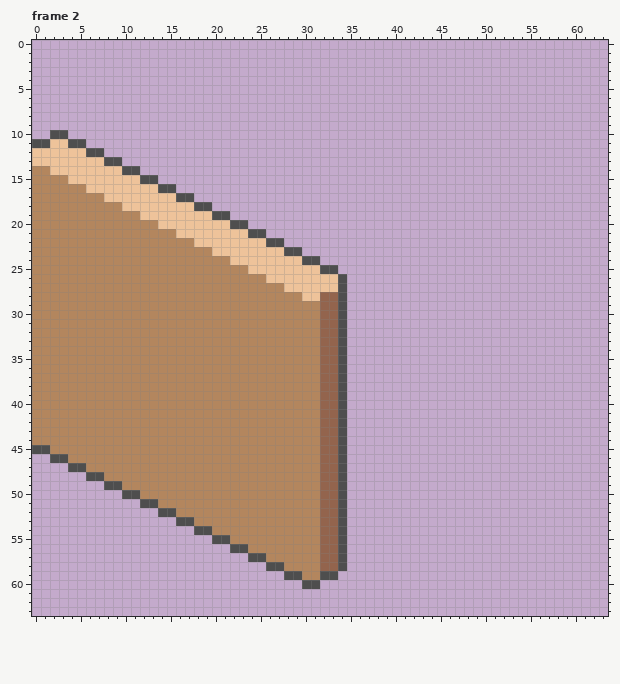
Pixel-art file -- dot/housechip.aseprite. The picture above is the old version.
64x64 pixels, 19 frames. Shown: frame 2. The commit also changed other frames, which this record leaves out.
Once edited:
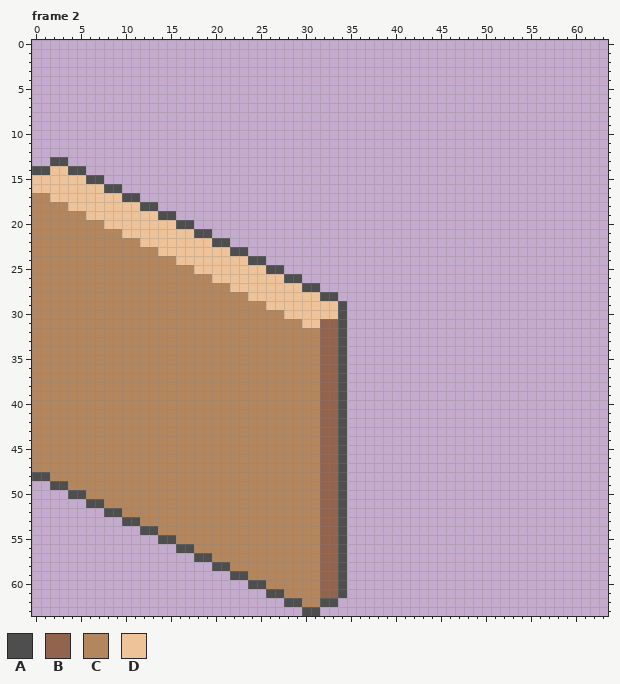
Palette (. is transparent): A #4e4e4e  B #93644d  C #b3865e  D #eec39a
Change:
Frame 2, layer "Layer 3":
y 10: x 2..3 AA -> ..
y 11: x 0..5 AADDAA -> ......
y 12: x 0..7 DDDDDDAA -> ........
y 13: x 0..9 DDDDDDDDAA -> ..AA......
y 14: x 0..1 CC -> AA; x 4..11 DDDDDDAA -> AA......
y 15: x 0..3 CCCC -> DDDD; x 6..13 DDDDDDAA -> AA......
y 16: x 0..5 CCCCCC -> DDDDDD; x 8..15 DDDDDDAA -> AA......
y 17: x 2..7 CCCCCC -> DDDDDD; x 10..17 DDDDDDAA -> AA......
y 18: x 4..9 CCCCCC -> DDDDDD; x 12..19 DDDDDDAA -> AA......
y 19: x 6..11 CCCCCC -> DDDDDD; x 14..21 DDDDDDAA -> AA......
y 20: x 8..13 CCCCCC -> DDDDDD; x 16..23 DDDDDDAA -> AA......
y 21: x 10..15 CCCCCC -> DDDDDD; x 18..25 DDDDDDAA -> AA......
y 22: x 12..17 CCCCCC -> DDDDDD; x 20..27 DDDDDDAA -> AA......
y 23: x 14..19 CCCCCC -> DDDDDD; x 22..29 DDDDDDAA -> AA......
y 24: x 16..21 CCCCCC -> DDDDDD; x 24..31 DDDDDDAA -> AA......
y 25: x 18..23 CCCCCC -> DDDDDD; x 26..33 DDDDDDAA -> AA......
y 26: x 20..25 CCCCCC -> DDDDDD; x 28..34 DDDDDDA -> AA.....
y 27: x 22..27 CCCCCC -> DDDDDD; x 30..34 DDDDA -> AA...
y 28: x 24..29 CCCCCC -> DDDDDD; x 32..34 BBA -> AA.
y 29: x 26..33 CCCCCCBB -> DDDDDDDD
y 30: x 28..33 CCCCBB -> DDDDDD
y 31: x 30..31 CC -> DD
y 45: x 0..1 AA -> CC
y 46: x 0..3 ..AA -> CCCC
y 47: x 0..5 ....AA -> CCCCCC
y 48: x 0..7 ......AA -> AACCCCCC
y 49: x 2..9 ......AA -> AACCCCCC
y 50: x 4..11 ......AA -> AACCCCCC
y 51: x 6..13 ......AA -> AACCCCCC
y 52: x 8..15 ......AA -> AACCCCCC
y 53: x 10..17 ......AA -> AACCCCCC
y 54: x 12..19 ......AA -> AACCCCCC
y 55: x 14..21 ......AA -> AACCCCCC
y 56: x 16..23 ......AA -> AACCCCCC
y 57: x 18..25 ......AA -> AACCCCCC
y 58: x 20..27 ......AA -> AACCCCCC
y 59: x 22..29 ......AA -> AACCCCCC; x 32..34 AA. -> BBA
y 60: x 24..34 ......AA... -> AACCCCCCBBA
y 61: x 26..34 ......... -> AACCCCBBA
y 62: x 28..33 ...... -> AACCAA
y 63: x 30..31 .. -> AA
